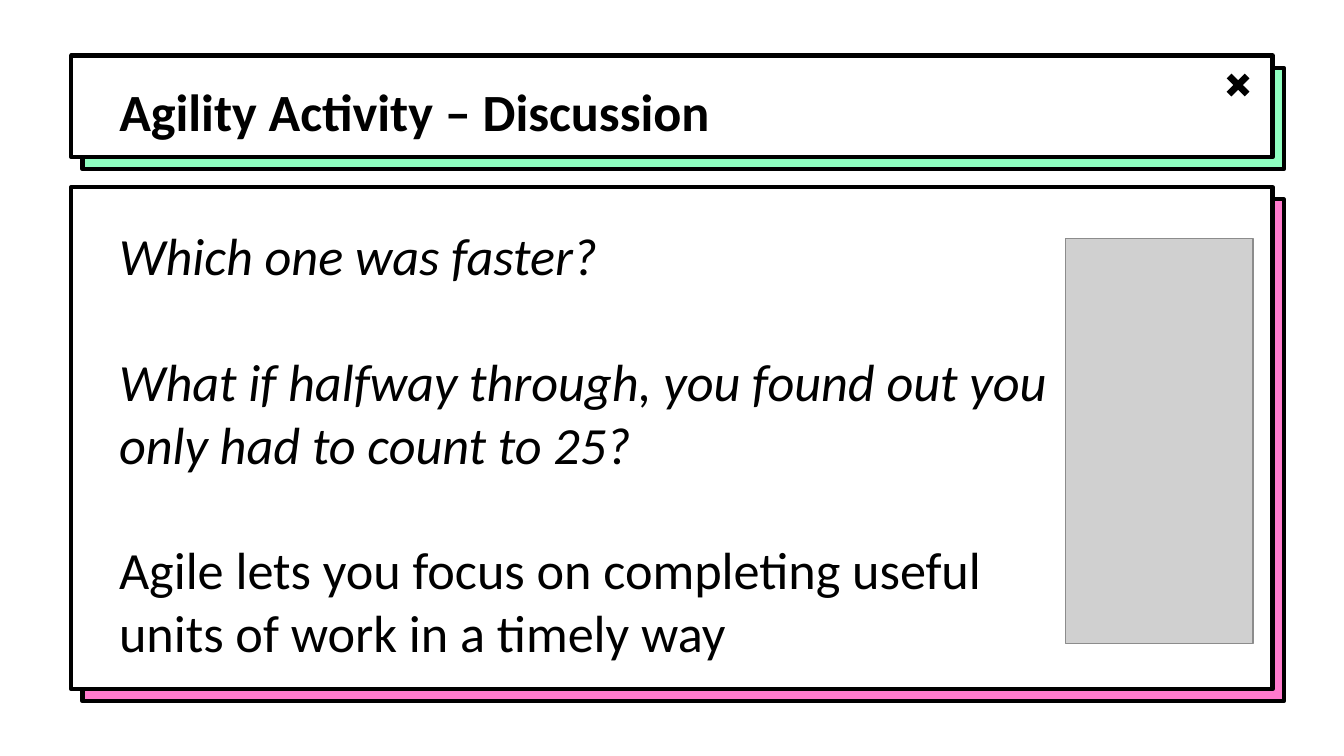
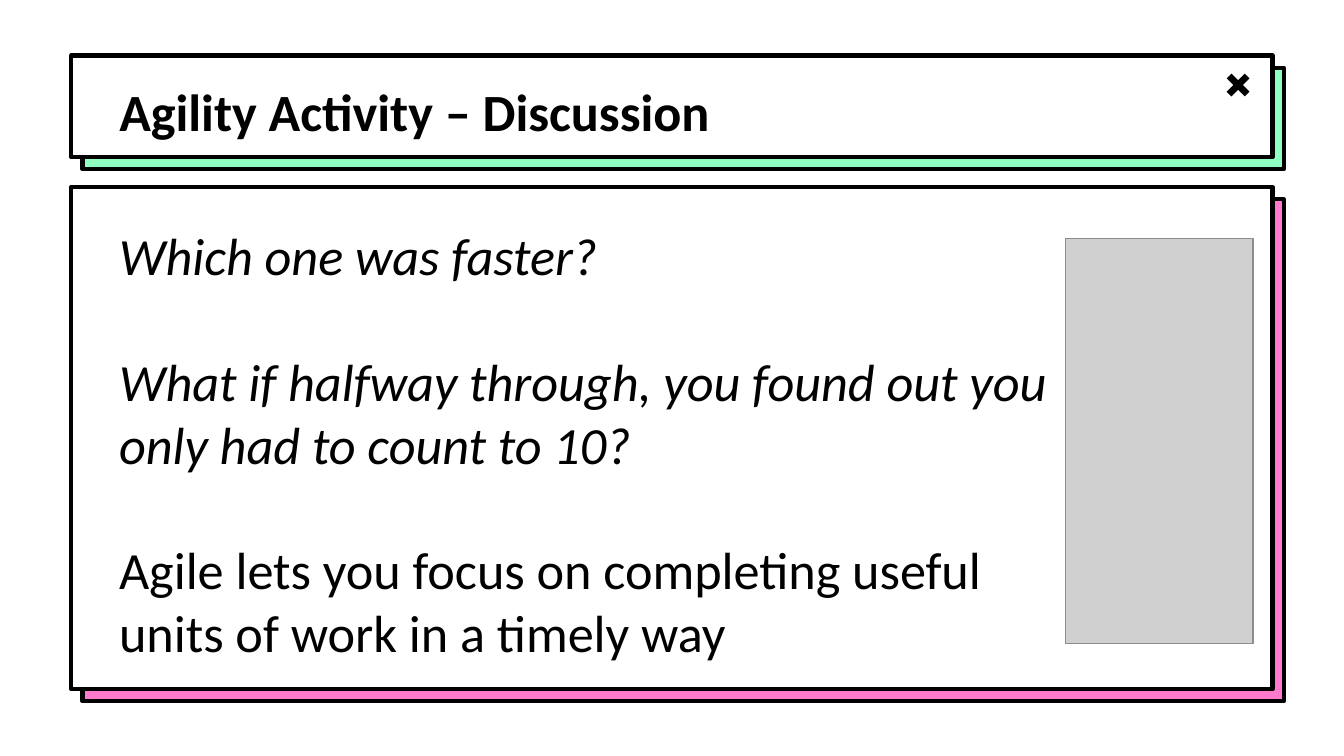
Before and after one commit to hytechclub/capstone, a slide deck: slide 11 of SoftwareDevTeamsLesson/Presentation.pptx. Drawn at 1344x756 pixels with LibreOffice and Linux fonts; fonts in the diff are those of the drawing; grey boxes stand for pictures; background and template pictures are left out. Boxes give left, top, right and bottom in pixels: in the first picture for what was removed or moved away, otherwise in the second. Text is boxed around its words. In the diff, an @@ line names an element or a change of style, - is before the commit and + after.

```diff
--- a/SoftwareDevTeamsLesson/Presentation.pptx
+++ b/SoftwareDevTeamsLesson/Presentation.pptx
@@ text at (119,364,1046,473): text changed @@
-What if halfway through, you found out you only had to count to 25?
+What if halfway through, you found out you only had to count to 10?
```
Also in this commit, not shown: 3 other slides changed.
